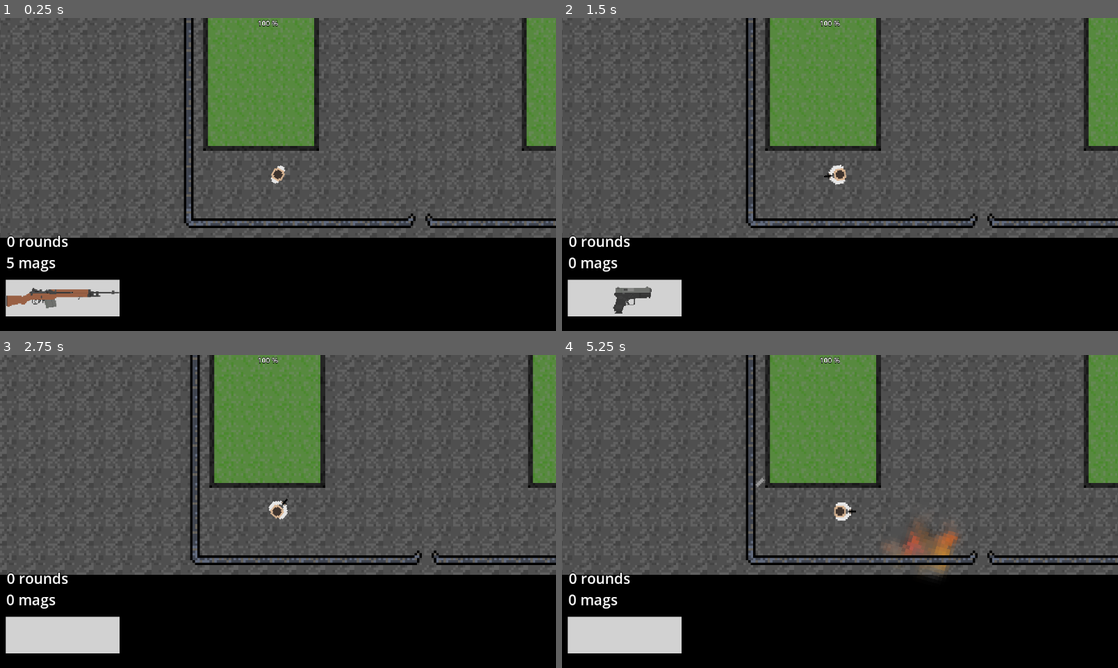
Above: before the commit, frames 1-4 (two rows, left to right).
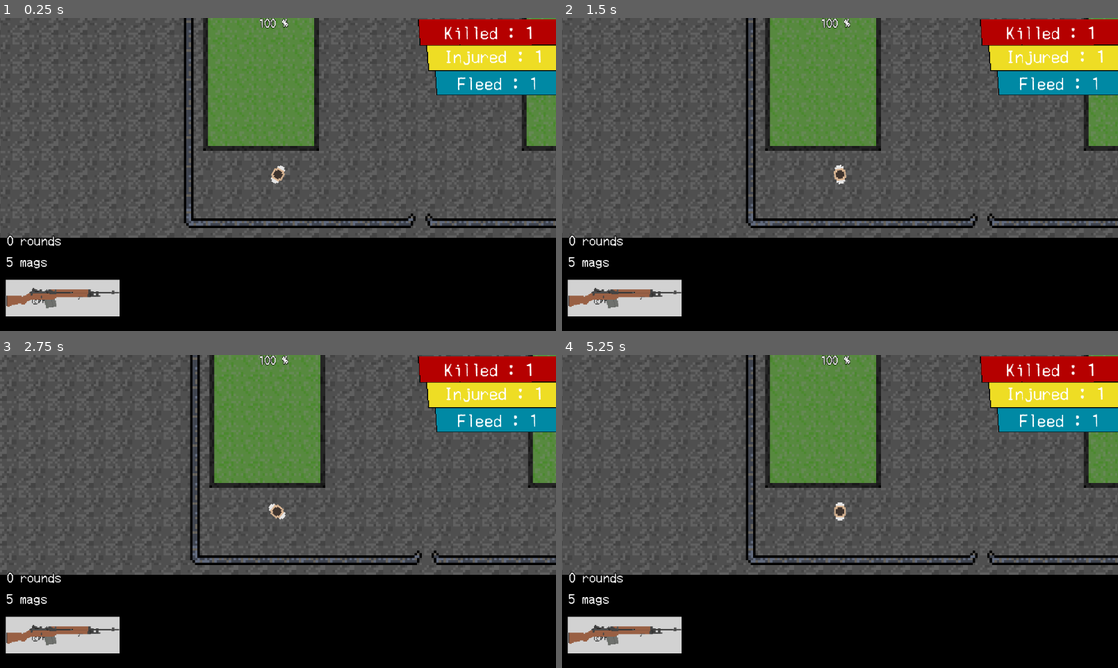
Above: after the commit, the same moments.

Repository: simplyuyu5/morimiya-like
Game: Godot game, scene res://scenes/maps/map_game.tscn
Two runs of this game, one before a commit and one after it. Both use one fixed random seed, a clock stepped at 60 frames per second and the inputs below. The project has no main scene, so this scene is started directly.
Inputs (mouse positions are in pixels of both pictures, inside the frame that each line leads up to):
- Up to frame 1 (0.25 s): no input
- Up to frame 2 (1.5 s): tap Enter at 0.5 s; move the mouse to (962, 158) at 0.52 s; tap 1 (1) at 0.6 s; tap 2 (2) at 0.8, 1.35 s; tap Space at 1.25 s; move the mouse to (728, 190) at 1.27 s
- Up to frame 3 (2.75 s): tap 3 (3) at 1.55, 2.1 s; tap Enter at 2 s; move the mouse to (333, 442) at 2.02 s; tap A (a) at 2.3 s
- Up to frame 4 (5.25 s): move the mouse to (812, 574) at 2.77 s; tap A (a) at 2.85 s; tap D (d) at 3.05, 3.6 s; move the mouse to (1006, 558) at 3.52 s; tap G (g) at 3.8, 4.35 s; move the mouse to (673, 464) at 4.27 s; tap P (p) at 4.55, 5.1 s; move the mouse to (867, 511) at 5.02 s

The runs differ from the first frame. In frame 1, 6.1% of the frame differs, in the area x 1-100%, y 0-82%; in frame 2, 6.8%; in frame 3, 6.7%; in frame 4, 7.6%, in the area x 1-100%, y 0-93%.

Commit message:
0.54 font
changed font and added stats of game ;p

Diff:
--- a/scenes/gui.tscn
+++ b/scenes/gui.tscn
@@ -7,6 +7,8 @@
 [ext_resource type="Texture2D" uid="uid://dq47xwlg3pwa4" path="res://images/weapons_portraits/ar_shop.png" id="5_v3be1"]
 [ext_resource type="Texture2D" uid="uid://bwtlauc2loalf" path="res://images/effects/progbarreload3.png" id="6_xqxrh"]
 [ext_resource type="Texture2D" uid="uid://cyrhfr2vowgim" path="res://images/effects/progbarreload2.png" id="7_qupqx"]
+[ext_resource type="Texture2D" uid="uid://pqg5irp4tf24" path="res://images/objects/ui-counter.png" id="8_4yt8u"]
+[ext_resource type="FontFile" uid="uid://6yu123i5kmnw" path="res://Merchant Copy.ttf" id="9_p54wi"]
 
 [sub_resource type="SpriteFrames" id="SpriteFrames_i4ail"]
 animations = [{
@@ -48,18 +50,20 @@
 
 [node name="chance" type="Label" parent="."]
 anchors_preset = -1
-anchor_left = 0.4778646
-anchor_right = 0.5
-anchor_bottom = 0.032407407
-offset_right = 25.5
-offset_bottom = 21.0
+anchor_left = 0.47569445
+anchor_right = 0.51521575
+anchor_bottom = 0.036728393
+offset_right = 15.900024
+offset_bottom = 10.200001
 grow_horizontal = 2
-scale = Vector2(0.5, 0.5)
+scale = Vector2(0.7, 0.7)
 theme_override_colors/font_color = Color(1, 1, 1, 1)
 theme_override_colors/font_outline_color = Color(0, 0, 0, 1)
 theme_override_constants/outline_size = 5
-theme_override_font_sizes/font_size = 30
+theme_override_fonts/font = ExtResource("9_p54wi")
+theme_override_font_sizes/font_size = 50
 text = "100"
+metadata/_edit_use_anchors_ = true
 
 [node name="rounds" type="Label" parent="."]
 anchors_preset = -1
@@ -71,8 +75,10 @@
 theme_override_colors/font_color = Color(1, 1, 1, 1)
 theme_override_colors/font_outline_color = Color(0, 0, 0, 1)
 theme_override_constants/outline_size = 5
-theme_override_font_sizes/font_size = 30
+theme_override_fonts/font = ExtResource("9_p54wi")
+theme_override_font_sizes/font_size = 40
 text = "23hi"
+vertical_alignment = 1
 metadata/_edit_use_anchors_ = true
 
 [node name="mags" type="Label" parent="."]
@@ -84,8 +90,10 @@
 theme_override_colors/font_color = Color(1, 1, 1, 1)
 theme_override_colors/font_outline_color = Color(0, 0, 0, 1)
 theme_override_constants/outline_size = 5
-theme_override_font_sizes/font_size = 30
+theme_override_fonts/font = ExtResource("9_p54wi")
+theme_override_font_sizes/font_size = 40
 text = "mags"
+vertical_alignment = 1
 metadata/_edit_use_anchors_ = true
 
 [node name="weapon" type="AnimatedSprite2D" parent="."]
@@ -108,3 +116,55 @@
 fill_mode = 4
 texture_under = ExtResource("6_xqxrh")
 texture_progress = ExtResource("7_qupqx")
+metadata/_edit_use_anchors_ = true
+
+[node name="TextureRect" type="TextureRect" parent="."]
+anchors_preset = 5
+anchor_left = 0.5
+anchor_right = 0.5
+offset_left = 276.0
+offset_top = 3.0
+offset_right = 476.0
+offset_bottom = 93.0
+grow_horizontal = 2
+scale = Vector2(1.75, 1.75)
+texture = ExtResource("8_4yt8u")
+
+[node name="killed" type="Label" parent="TextureRect"]
+layout_mode = 0
+offset_left = 13.142847
+offset_top = 5.714286
+offset_right = 328.14285
+offset_bottom = 46.714287
+scale = Vector2(0.5, 0.5)
+theme_override_fonts/font = ExtResource("9_p54wi")
+theme_override_font_sizes/font_size = 60
+text = "Killed : 1"
+horizontal_alignment = 1
+vertical_alignment = 1
+
+[node name="injujred" type="Label" parent="TextureRect"]
+layout_mode = 0
+offset_left = 23.999994
+offset_top = 34.285713
+offset_right = 317.2857
+offset_bottom = 75.28571
+scale = Vector2(0.5, 0.5)
+theme_override_fonts/font = ExtResource("9_p54wi")
+theme_override_font_sizes/font_size = 60
+text = "Injured : 1"
+horizontal_alignment = 1
+vertical_alignment = 1
+
+[node name="fleed" type="Label" parent="TextureRect"]
+layout_mode = 0
+offset_left = 32.571404
+offset_top = 65.71428
+offset_right = 309.14282
+offset_bottom = 106.71428
+scale = Vector2(0.5, 0.5)
+theme_override_fonts/font = ExtResource("9_p54wi")
+theme_override_font_sizes/font_size = 60
+text = "Fleed : 1"
+horizontal_alignment = 1
+vertical_alignment = 1
--- a/scenes/maps/house.tscn
+++ b/scenes/maps/house.tscn
@@ -219,7 +219,7 @@
 
 [node name="Node" type="Node" parent="base"]
 
-[node name="StaticBody2D" type="StaticBody2D" parent="base/Node" groups=["ineractable"]]
+[node name="StaticBody2D" type="StaticBody2D" parent="base/Node" groups=["interactable"]]
 position = Vector2(1043, 270)
 collision_layer = 16
 collision_mask = 2
@@ -321,7 +321,7 @@
 collision_layer = 18
 collision_mask = 2
 
-[node name="Area2D" type="Area2D" parent="base/exit" groups=["ineractable"]]
+[node name="Area2D" type="Area2D" parent="base/exit" groups=["interactable"]]
 collision_layer = 16
 collision_mask = 2
 metadata/_edit_lock_ = true
--- a/scenes/maps/map_game.tscn
+++ b/scenes/maps/map_game.tscn
@@ -1,9 +1,7 @@
-[gd_scene load_steps=5 format=3 uid="uid://ckawym3tsfqf7"]
+[gd_scene load_steps=3 format=3 uid="uid://ckawym3tsfqf7"]
 
 [ext_resource type="PackedScene" uid="uid://drq70gpb1g2w3" path="res://scenes/maps/map.tscn" id="1_5owsa"]
 [ext_resource type="PackedScene" uid="uid://blhcllsye5ckw" path="res://scenes/player.tscn" id="2_ropr1"]
-[ext_resource type="PackedScene" uid="uid://dgf4dq62robvc" path="res://scenes/settings.tscn" id="4_33ep3"]
-[ext_resource type="PackedScene" uid="uid://dxgaqwnsyvxs0" path="res://scenes/npc/30_npc.tscn" id="4_e5gab"]
 
 [node name="Node2D" type="Node2D"]
 
@@ -20,13 +18,3 @@
 z_index = 4
 position = Vector2(95.00003, 948.9999)
 scale = Vector2(3.4999995, 3.4999995)
-
-[node name="tpo_npc" parent="." instance=ExtResource("4_e5gab")]
-position = Vector2(421.99997, 49.999878)
-rotation = 1.5621265
-scale = Vector2(0.99999964, 0.99999964)
-motion_mode = 1
-
-[node name="settings" parent="." instance=ExtResource("4_33ep3")]
-gui = true
-shoot = true
--- a/scenes/store.tscn
+++ b/scenes/store.tscn
@@ -1,7 +1,8 @@
-[gd_scene load_steps=11 format=3 uid="uid://bjc3oepe17a24"]
+[gd_scene load_steps=12 format=3 uid="uid://bjc3oepe17a24"]
 
 [ext_resource type="Script" uid="uid://d0qgfvvijomj8" path="res://scripts/store.gd" id="1_jmp1n"]
 [ext_resource type="StyleBox" uid="uid://ckr0q3ajn27kr" path="res://style_temp.tres" id="2_atuvt"]
+[ext_resource type="FontFile" uid="uid://6yu123i5kmnw" path="res://Merchant Copy.ttf" id="2_phafb"]
 [ext_resource type="Texture2D" uid="uid://dq47xwlg3pwa4" path="res://images/weapons_portraits/ar_shop.png" id="3_codmc"]
 [ext_resource type="Texture2D" uid="uid://brmdkm2ix0opo" path="res://images/weapons_portraits/g17_shop.png" id="4_5bups"]
 [ext_resource type="Texture2D" uid="uid://dlfu1udpvweav" path="res://images/weapons_portraits/m14_shop.png" id="5_vb4ln"]
@@ -77,7 +78,8 @@
 offset_right = 96.900024
 offset_bottom = 22.5
 scale = Vector2(0.7, 0.7)
-theme_override_font_sizes/font_size = 30
+theme_override_fonts/font = ExtResource("2_phafb")
+theme_override_font_sizes/font_size = 40
 text = "buy primary weapons"
 metadata/_edit_use_anchors_ = true
 
@@ -91,7 +93,8 @@
 offset_right = 96.900024
 offset_bottom = 10.599998
 scale = Vector2(0.7, 0.7)
-theme_override_font_sizes/font_size = 30
+theme_override_fonts/font = ExtResource("2_phafb")
+theme_override_font_sizes/font_size = 40
 text = "buy secondary
  weapons"
 metadata/_edit_use_anchors_ = true
@@ -105,7 +108,8 @@
 offset_right = 105.29999
 offset_bottom = 22.5
 scale = Vector2(0.7, 0.7)
-theme_override_font_sizes/font_size = 30
+theme_override_fonts/font = ExtResource("2_phafb")
+theme_override_font_sizes/font_size = 40
 text = "equip weapons"
 metadata/_edit_use_anchors_ = true
 
@@ -120,7 +124,8 @@
 offset_bottom = 12.5
 grow_horizontal = 0
 scale = Vector2(0.75, 0.75)
-theme_override_font_sizes/font_size = 30
+theme_override_fonts/font = ExtResource("2_phafb")
+theme_override_font_sizes/font_size = 50
 text = "x"
 autowrap_mode = 2
 autowrap_trim_flags = 0
@@ -147,7 +152,8 @@
 offset_bottom = 12.5
 grow_horizontal = 0
 scale = Vector2(0.75, 0.75)
-theme_override_font_sizes/font_size = 30
+theme_override_fonts/font = ExtResource("2_phafb")
+theme_override_font_sizes/font_size = 50
 text = "x"
 autowrap_mode = 2
 autowrap_trim_flags = 0
@@ -155,7 +161,6 @@
 metadata/_edit_use_anchors_ = true
 
 [node name="weapons_shop" type="Control" parent="Panel"]
-visible = false
 anchors_preset = 0
 anchor_left = -0.073784724
 anchor_top = 0.27314815
@@ -178,7 +183,8 @@
 offset_left = -265.0
 offset_top = 10.0
 offset_bottom = 638.0
-theme_override_font_sizes/font_size = 30
+theme_override_fonts/font = ExtResource("2_phafb")
+theme_override_font_sizes/font_size = 40
 
 [node name="subButton2" type="Button" parent="Panel/weapons_shop/prim_buy"]
 layout_mode = 1
@@ -191,7 +197,8 @@
 offset_bottom = 61.0
 grow_horizontal = 0
 scale = Vector2(0.75, 0.75)
-theme_override_font_sizes/font_size = 30
+theme_override_fonts/font = ExtResource("2_phafb")
+theme_override_font_sizes/font_size = 50
 text = "x"
 autowrap_mode = 2
 autowrap_trim_flags = 0
@@ -208,7 +215,8 @@
 offset_bottom = 80.0
 grow_horizontal = 0
 scale = Vector2(0.75, 0.75)
-theme_override_font_sizes/font_size = 30
+theme_override_fonts/font = ExtResource("2_phafb")
+theme_override_font_sizes/font_size = 40
 text = "buy"
 autowrap_mode = 2
 autowrap_trim_flags = 0
@@ -220,7 +228,8 @@
 offset_top = 88.0
 offset_right = 637.0
 offset_bottom = 123.0
-theme_override_font_sizes/font_size = 25
+theme_override_fonts/font = ExtResource("2_phafb")
+theme_override_font_sizes/font_size = 40
 text = "1000 KP"
 
 [node name="weapon" type="AnimatedSprite2D" parent="Panel/weapons_shop/prim_buy"]
@@ -235,7 +244,8 @@
 offset_top = 169.0
 offset_right = 178.0
 offset_bottom = 204.0
-theme_override_font_sizes/font_size = 25
+theme_override_fonts/font = ExtResource("2_phafb")
+theme_override_font_sizes/font_size = 40
 text = "damage - 50"
 
 [node name="prog" type="TextureProgressBar" parent="Panel/weapons_shop/prim_buy/damage"]
@@ -263,7 +273,8 @@
 offset_top = 203.0
 offset_right = 188.0
 offset_bottom = 238.0
-theme_override_font_sizes/font_size = 25
+theme_override_fonts/font = ExtResource("2_phafb")
+theme_override_font_sizes/font_size = 40
 text = "mag size - 30"
 
 [node name="prog" type="TextureProgressBar" parent="Panel/weapons_shop/prim_buy/roundsmax"]
@@ -290,7 +301,8 @@
 offset_top = 236.0
 offset_right = 175.0
 offset_bottom = 271.0
-theme_override_font_sizes/font_size = 25
+theme_override_fonts/font = ExtResource("2_phafb")
+theme_override_font_sizes/font_size = 40
 text = "mags - 4"
 
 [node name="reloadtype" type="Label" parent="Panel/weapons_shop/prim_buy"]
@@ -299,7 +311,8 @@
 offset_top = 266.0
 offset_right = 242.0
 offset_bottom = 301.0
-theme_override_font_sizes/font_size = 25
+theme_override_fonts/font = ExtResource("2_phafb")
+theme_override_font_sizes/font_size = 40
 text = "reload type - mag"
 
 [node name="recoil" type="Label" parent="Panel/weapons_shop/prim_buy"]
@@ -308,7 +321,8 @@
 offset_top = 300.0
 offset_right = 176.0
 offset_bottom = 335.0
-theme_override_font_sizes/font_size = 25
+theme_override_fonts/font = ExtResource("2_phafb")
+theme_override_font_sizes/font_size = 40
 text = "recoil - 3"
 
 [node name="prog" type="TextureProgressBar" parent="Panel/weapons_shop/prim_buy/recoil"]
@@ -334,9 +348,10 @@
 layout_mode = 0
 offset_left = 9.0
 offset_top = 371.0
-offset_right = 866.0
+offset_right = 862.0
 offset_bottom = 637.0
-theme_override_font_sizes/font_size = 25
+theme_override_fonts/font = ExtResource("2_phafb")
+theme_override_font_sizes/font_size = 35
 text = "ar 15 - popular base for a lot of weapons, widely spread among
 civilians of usa"
 horizontal_alignment = 1
@@ -354,6 +369,7 @@
 color = Color(0, 0, 0, 0.44705883)
 
 [node name="equip" type="Panel" parent="Panel/weapons_shop"]
+visible = false
 layout_mode = 0
 anchor_left = 9.0
 anchor_top = -4.425
@@ -367,7 +383,8 @@
 offset_left = -265.0
 offset_top = 10.0
 offset_bottom = 638.0
-theme_override_font_sizes/font_size = 30
+theme_override_fonts/font = ExtResource("2_phafb")
+theme_override_font_sizes/font_size = 40
 
 [node name="subButton2" type="Button" parent="Panel/weapons_shop/equip"]
 layout_mode = 1
@@ -380,7 +397,8 @@
 offset_bottom = 12.5
 grow_horizontal = 0
 scale = Vector2(0.75, 0.75)
-theme_override_font_sizes/font_size = 30
+theme_override_fonts/font = ExtResource("2_phafb")
+theme_override_font_sizes/font_size = 50
 text = "x"
 autowrap_mode = 2
 autowrap_trim_flags = 0
@@ -398,7 +416,8 @@
 offset_bottom = 80.0
 grow_horizontal = 0
 scale = Vector2(0.75, 0.75)
-theme_override_font_sizes/font_size = 30
+theme_override_fonts/font = ExtResource("2_phafb")
+theme_override_font_sizes/font_size = 40
 text = "buy"
 autowrap_mode = 2
 autowrap_trim_flags = 0
@@ -416,7 +435,8 @@
 offset_top = 169.0
 offset_right = 178.0
 offset_bottom = 204.0
-theme_override_font_sizes/font_size = 25
+theme_override_fonts/font = ExtResource("2_phafb")
+theme_override_font_sizes/font_size = 40
 text = "damage - 50"
 
 [node name="prog" type="TextureProgressBar" parent="Panel/weapons_shop/equip/damage"]
@@ -444,7 +464,8 @@
 offset_top = 203.0
 offset_right = 188.0
 offset_bottom = 238.0
-theme_override_font_sizes/font_size = 25
+theme_override_fonts/font = ExtResource("2_phafb")
+theme_override_font_sizes/font_size = 40
 text = "mag size - 30"
 
 [node name="prog" type="TextureProgressBar" parent="Panel/weapons_shop/equip/roundsmax"]
@@ -471,7 +492,8 @@
 offset_top = 236.0
 offset_right = 175.0
 offset_bottom = 271.0
-theme_override_font_sizes/font_size = 25
+theme_override_fonts/font = ExtResource("2_phafb")
+theme_override_font_sizes/font_size = 40
 text = "mags - 4"
 
 [node name="reloadtype" type="Label" parent="Panel/weapons_shop/equip"]
@@ -480,7 +502,8 @@
 offset_top = 266.0
 offset_right = 242.0
 offset_bottom = 301.0
-theme_override_font_sizes/font_size = 25
+theme_override_fonts/font = ExtResource("2_phafb")
+theme_override_font_sizes/font_size = 40
 text = "reload type - mag"
 
 [node name="recoil" type="Label" parent="Panel/weapons_shop/equip"]
@@ -489,7 +512,8 @@
 offset_top = 300.0
 offset_right = 176.0
 offset_bottom = 335.0
-theme_override_font_sizes/font_size = 25
+theme_override_fonts/font = ExtResource("2_phafb")
+theme_override_font_sizes/font_size = 40
 text = "recoil - 3"
 
 [node name="prog" type="TextureProgressBar" parent="Panel/weapons_shop/equip/recoil"]
@@ -517,7 +541,8 @@
 offset_top = 371.0
 offset_right = 866.0
 offset_bottom = 637.0
-theme_override_font_sizes/font_size = 25
+theme_override_fonts/font = ExtResource("2_phafb")
+theme_override_font_sizes/font_size = 35
 text = "ar 15 - popular base for a lot of weapons, widely spread among
 civilians of usa"
 horizontal_alignment = 1
--- a/scripts/character_body_2d.gd
+++ b/scripts/character_body_2d.gd
@@ -177,9 +177,7 @@
 func equip_weapon():
 	var target = ray_pick.get_collider()
 	if Input.is_action_just_pressed("p"):
-			#print(target.name, " target")
 			weapon.in_hands = target.name
-			#print("picked up weapon! ", weapon.in_hands)
 			weapon.weapon_change()
 			target.free()
 			ray_pick.enabled = false
@@ -216,7 +214,6 @@
 			body_top.play("throw")
 			await get_tree().create_timer(0.5).timeout
 			body_top.play(base_anim)
-			print(base_anim)
 		"run":
 			body_top.play("run")
 
--- a/scripts/store.gd
+++ b/scripts/store.gd
@@ -15,9 +15,9 @@
 
 
 func init():
+
 	if Input.is_action_just_pressed("p") and open == false:
 		open = true
-		Input.mouse_mode =Input.MOUSE_MODE_VISIBLE
 		$Panel.show()
 		populate_shop()
 		populate_equip()
Binary file added: Merchant Copy.ttf
Not shown, added: Merchant Copy.ttf.import
Binary file added: images/objects/ui-counter.png
Not shown, added: images/objects/ui-counter.png.import
Not shown: 1 places in scenes/gui.tscn that only renumber resources
